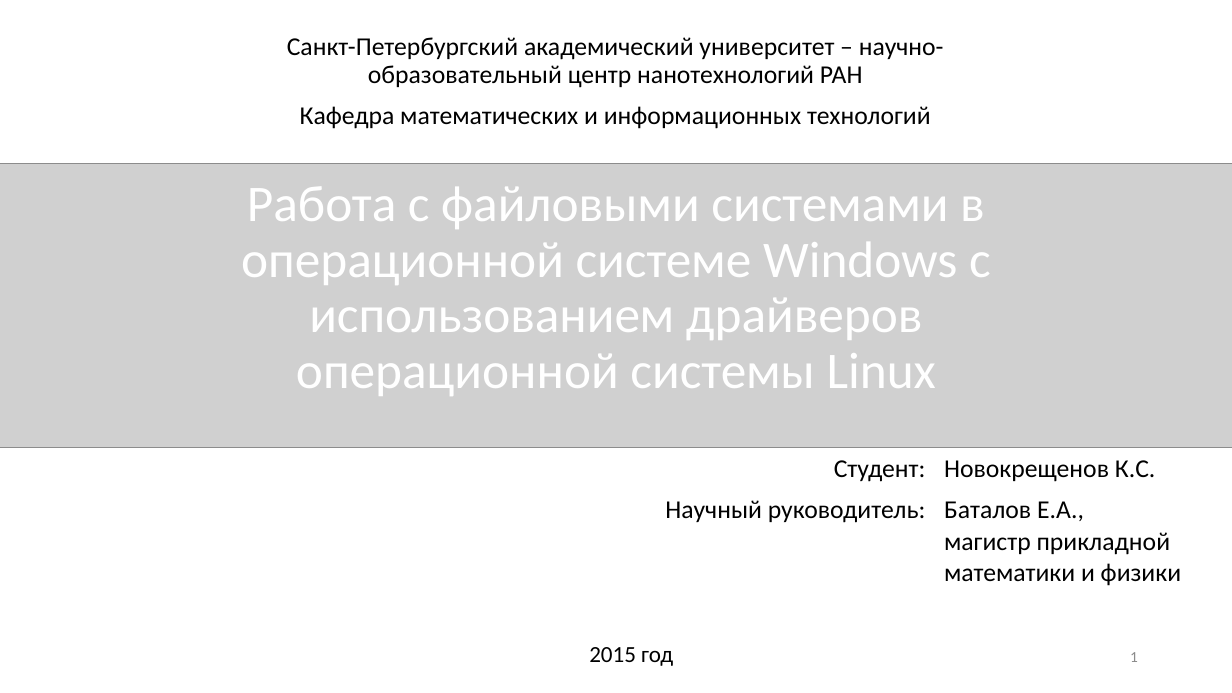
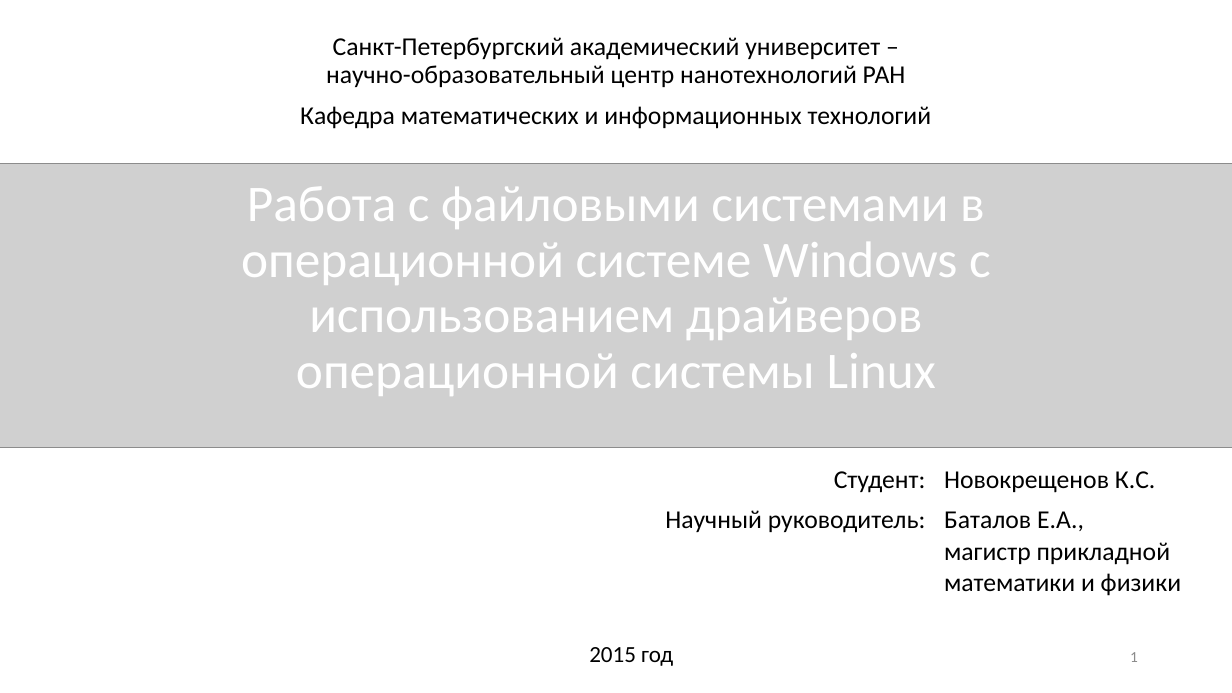
Before and after one commit to novokrest/master-thesis, a slide deck: slide 1 of presentation.pptx. Drawn at 1232x693 pixels with LibreOffice and Linux fonts; fonts in the diff are those of the drawing; grey boxes stand for pictures. Boxes give left, top, right and bottom in pixels: in the first picture for what was removed or moved away, otherwise in the second. Text is boxed around its words. In the diff, an @@ line names an element or a change of style, - is before the commit and + after.

```diff
--- a/presentation.pptx
+++ b/presentation.pptx
@@ text "Санкт-Петербургский академический университет – научно-образ ..." rewrapped from bbox=[287, 37, 944, 129] to bbox=[300, 37, 932, 129] @@
@@ table: place and size @@
-table at bbox=[650, 449, 1221, 591]
+table at bbox=[650, 459, 1221, 601]
```
Also in this commit, not shown: 3 other slides changed, 7 slides added, 4 slides removed, 1 other file.
